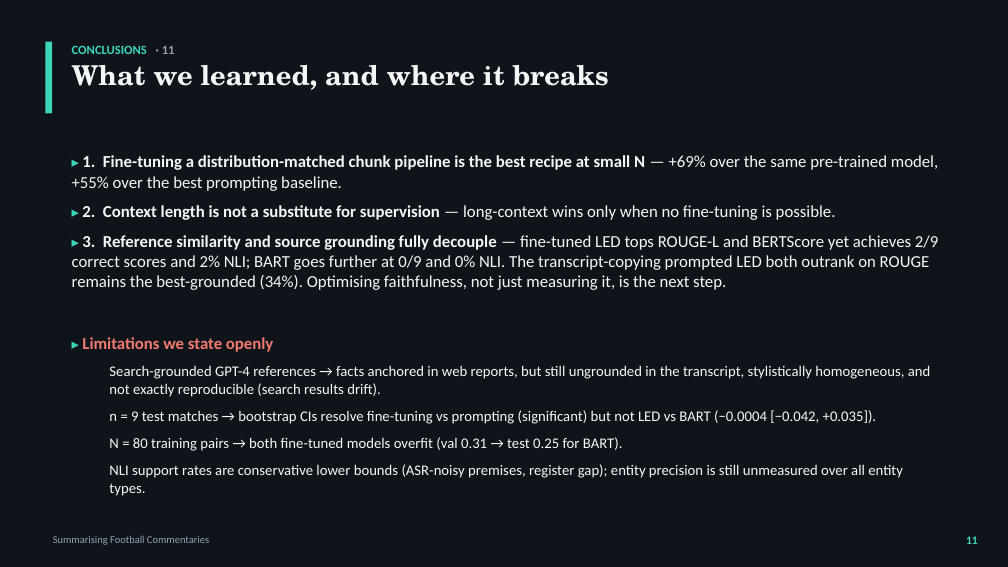
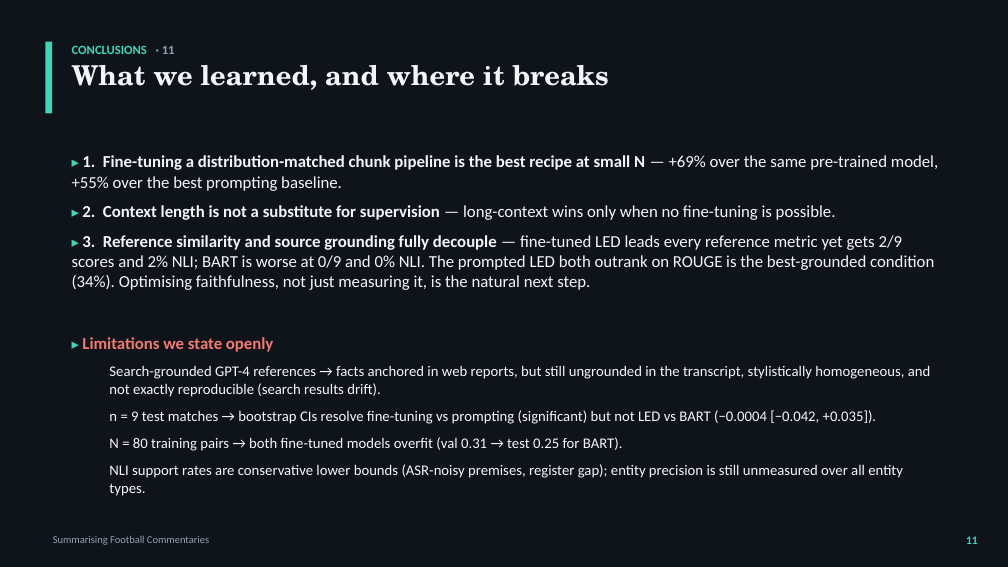
Before and after one commit to christiandalfarra/ANLP_Project, a slide deck: slide 11 of report/slides/ANLP_slides_alt.pptx. Drawn at 1008x567 pixels with LibreOffice and Linux fonts; fonts in the diff are those of the drawing. Boxes give left, top, right and bottom in pixels: in the first picture for what was removed or moved away, otherwise in the second. Text is boxed around its words. In the diff, an @@ line names an element or a change of style, - is before the commit and + after.

```diff
--- a/report/slides/ANLP_slides_alt.pptx
+++ b/report/slides/ANLP_slides_alt.pptx
@@ text at [72, 235, 934, 290]: text changed @@
-▸ 3. Reference similarity and source grounding fully decouple — fine-tuned LED tops ROUGE-L and BERTScore yet achieves 2/9 correct scores and 2% NLI; BART goes further at 0/9 and 0% NLI. The transcript-copying prompted LED both outrank on ROUGE remains the best-grounded (34%). Optimising faithfulness, not just measuring it, is the next step.
+▸ 3. Reference similarity and source grounding fully decouple — fine-tuned LED leads every reference metric yet gets 2/9 scores and 2% NLI; BART is worse at 0/9 and 0% NLI. The prompted LED both outrank on ROUGE is the best-grounded condition (34%). Optimising faithfulness, not just measuring it, is the natural next step.
```
Also in this commit, not shown: 1 other slide changed, 8 other files.
